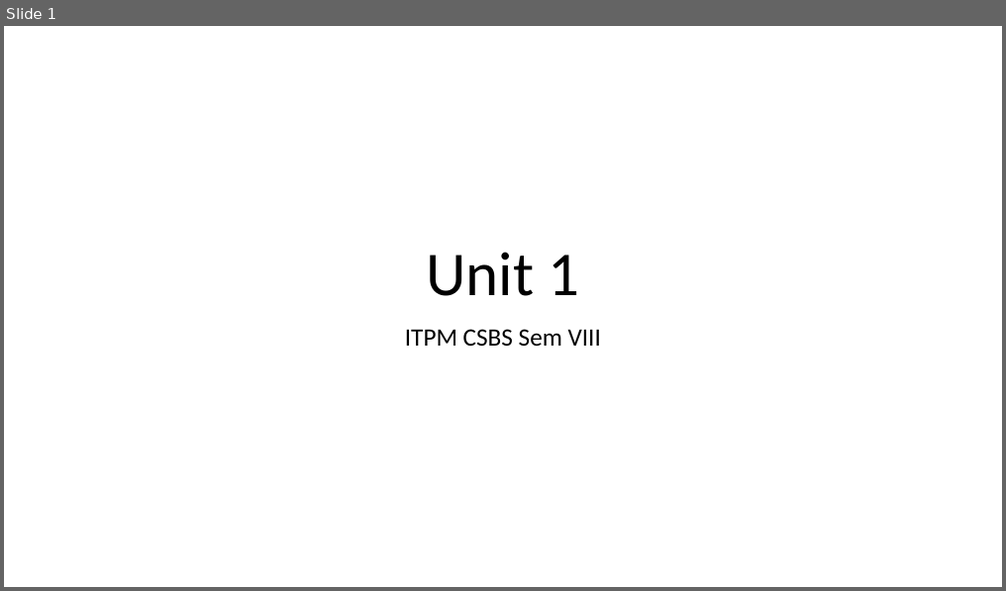
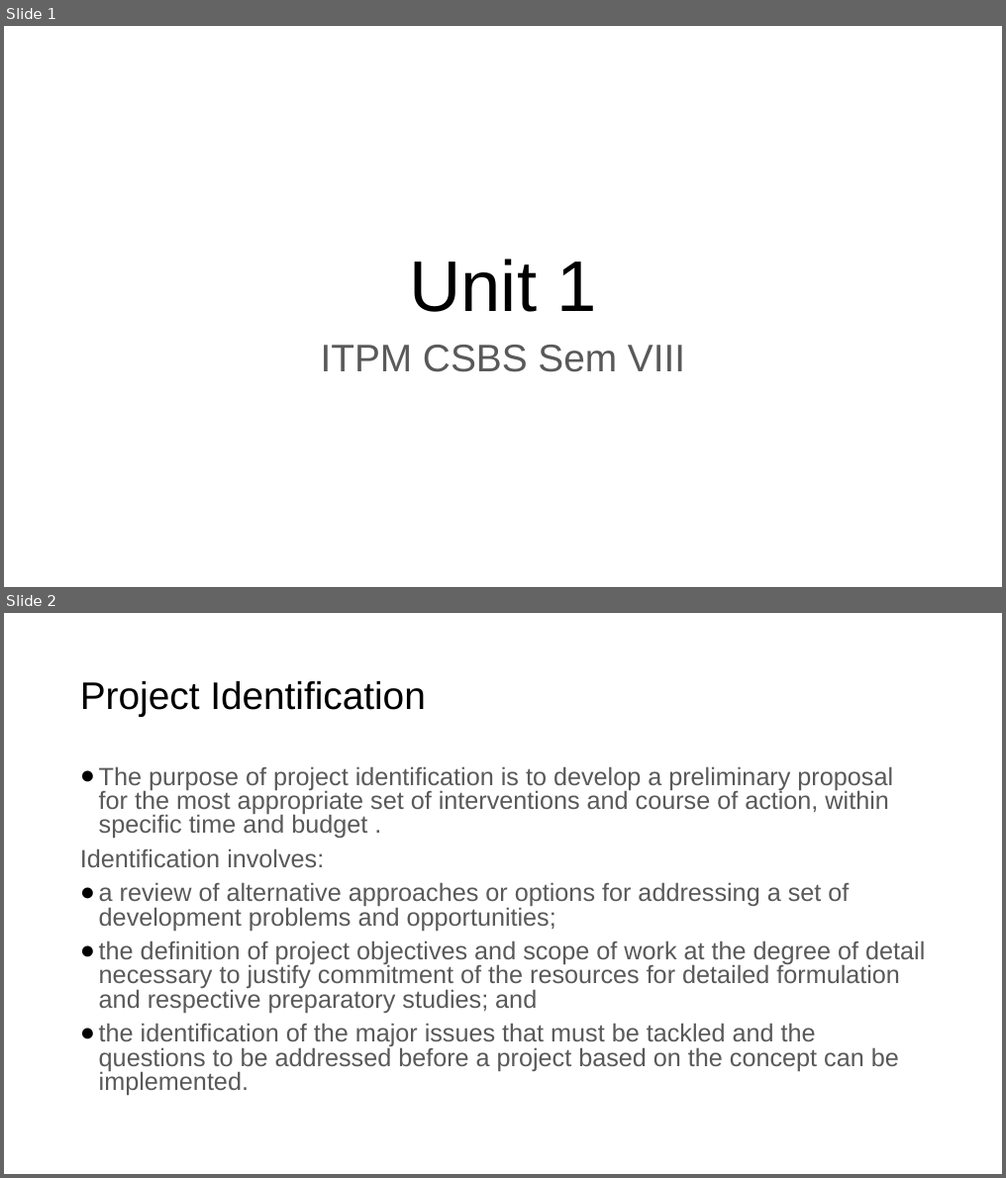
Before and after one commit to vk0810-k/College-B.Tech, a slide deck: Fourth Year/SEM VIII/IT Project Management - Prof. Asha Rawat/Ppt's/Unit 1.pptx. Shown one above the other, each under a label of ours: slide 1 before the commit, slides 1 and 2 after it. The pictures are 1006x591 and 1006x1178 pixels, drawn with LibreOffice and Linux fonts; fonts in the diff are those of the drawing. Boxes give left, top, right and bottom in pixels: in the first picture for what was removed or moved away, otherwise in the second. Text is boxed around its words. In the diff, an @@ line names an element or a change of style, - is before the commit and + after.

```diff
--- a/Fourth Year/SEM VIII/IT Project Management - Prof. Asha Rawat/Ppt's/Unit 1.pptx
+++ b/Fourth Year/SEM VIII/IT Project Management - Prof. Asha Rawat/Ppt's/Unit 1.pptx
@@ slide 2 added at (4, 613, 1002, 1174), background #FFFFFF @@
@@ title added at (80, 681, 426, 716), 37 pt, text #000000 @@
+Project Identification
@@ text added at (80, 766, 925, 1095), 24 pt, text #595959 @@
+● The purpose of project identification is to develop a preliminary proposal for the most appropriate set of interventions and course of action, within specific time and budget .
+Identification involves:
+● a review of alternative approaches or options for addressing a set of development problems and opportunities;
+● the definition of project objectives and scope of work at the degree of detail necessary to justify commitment of the resources for detailed formulation and respective preparatory studies; and
+● the identification of the major issues that must be tackled and the questions to be addressed before a project based on the concept can be implemented.
@@ slide 1 changed as well @@
@@ title "Unit 1": place and size @@
-title "Unit 1" at (426, 252, 580, 296)
+title "Unit 1" at (409, 259, 596, 312)
@@ title "Unit 1" at (409, 259, 596, 312): size 60 to 69 pt, font Calibri to Arial @@
@@ subtitle "ITPM CSBS Sem VIII": place and size @@
-subtitle "ITPM CSBS Sem VIII" at (405, 329, 601, 346)
+subtitle "ITPM CSBS Sem VIII" at (321, 345, 685, 372)
@@ subtitle "ITPM CSBS Sem VIII" at (321, 345, 685, 372): size 24 to 37 pt, font Calibri to Arial, text colour #000000 to #595959; less space between paragraphs @@
```
Also in this commit, not shown: 42 other slides changed, 8 other slides added, 2 slides removed, 8 other files.
